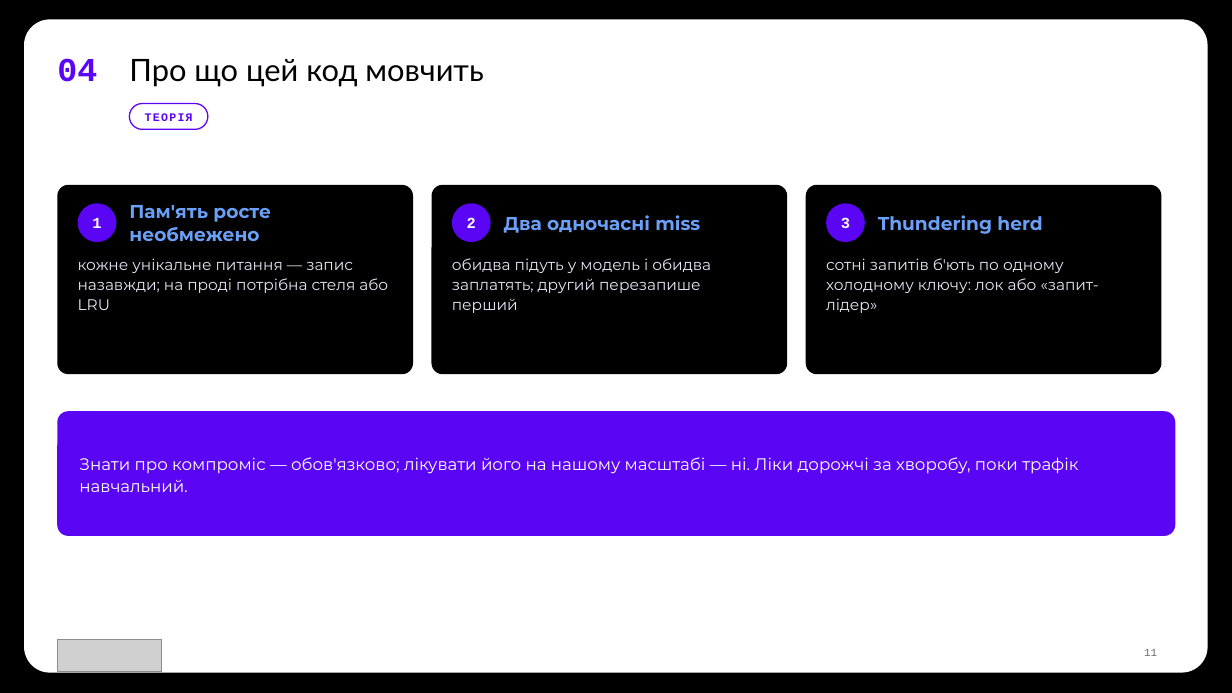
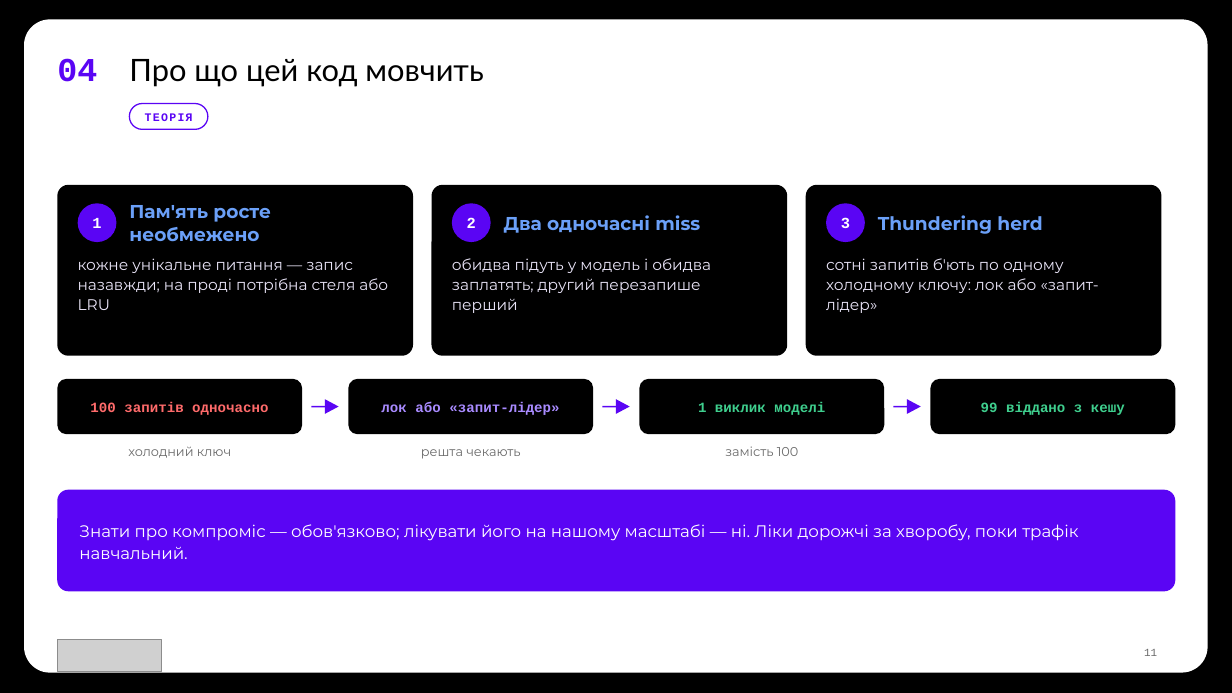
Before and after one commit to TarasFedorenkoFTV/llmops-bootcamp, a slide deck: slide 11 of docs/decks/L05.pptx. Drawn at 1232x693 pixels with LibreOffice and Linux fonts; fonts in the diff are those of the drawing; grey boxes stand for pictures; background and template pictures are left out. Boxes give left, top, right and bottom in pixels: in the first picture for what was removed or moved away, otherwise in the second. Text is boxed around its words. In the diff, an @@ line names an element or a change of style, - is before the commit and + after.

```diff
--- a/docs/decks/L05.pptx
+++ b/docs/decks/L05.pptx
@@ rounded rectangle: place and size @@
-rounded rectangle at [57, 185, 413, 374]
+rounded rectangle at [57, 185, 413, 356]
@@ rounded rectangle: place and size @@
-rounded rectangle at [432, 185, 787, 374]
+rounded rectangle at [432, 185, 787, 356]
@@ rounded rectangle: place and size @@
-rounded rectangle at [806, 185, 1162, 374]
+rounded rectangle at [806, 185, 1162, 356]
@@ rounded rectangle added at [57, 379, 302, 434], fill #000000 @@
@@ rounded rectangle added at [348, 379, 593, 434], fill #000000 @@
@@ rounded rectangle added at [640, 379, 884, 434], fill #000000 @@
@@ rounded rectangle added at [931, 379, 1176, 434], fill #000000 @@
@@ text added at [90, 401, 268, 415], 11 pt, text #FF6B6B, bold @@
+100 запитів одночасно
@@ line added from (311, 407) to (328, 407), #5A05F4 1.25 pt @@
@@ triangle added at [325, 400, 339, 415], fill #5A05F4 @@
@@ text added at [381, 401, 559, 415], 11 pt, text #A98BFF, bold @@
+лок або «запит-лідер»
@@ line added from (603, 407) to (619, 407), #5A05F4 1.25 pt @@
@@ triangle added at [616, 400, 630, 415], fill #5A05F4 @@
@@ text added at [698, 401, 825, 415], 11 pt, text #3FCF8E, bold @@
+1 виклик моделі
@@ line added from (894, 407) to (910, 407), #5A05F4 1.25 pt @@
@@ triangle added at [907, 400, 921, 415], fill #5A05F4 @@
@@ text added at [981, 401, 1125, 415], 11 pt, text #3FCF8E, bold @@
+99 віддано з кешу
@@ text added at [128, 447, 231, 458], 10 pt, text #6B6B6B @@
+холодний ключ
@@ text added at [421, 449, 520, 459], 10 pt, text #6B6B6B @@
+решта чекають
@@ text added at [725, 446, 799, 456], 10 pt, text #6B6B6B @@
+замість 100
@@ proportions changed in 4 elements at [57, 185, 413, 356], [432, 185, 787, 356], [806, 185, 1162, 356], [57, 490, 1176, 592] @@
@@ rounded rectangle: place and size @@
-rounded rectangle at [57, 411, 1176, 536]
+rounded rectangle at [57, 490, 1176, 592]
@@ text "Знати про компроміс — обов'язково; ...": place and size @@
-text "Знати про компроміс — обов'язково; ..." at [79, 457, 1078, 492]
+text "Знати про компроміс — обов'язково; ..." at [79, 524, 1078, 559]
```
Also in this commit, not shown: 3 other slides changed, 29 other files.
